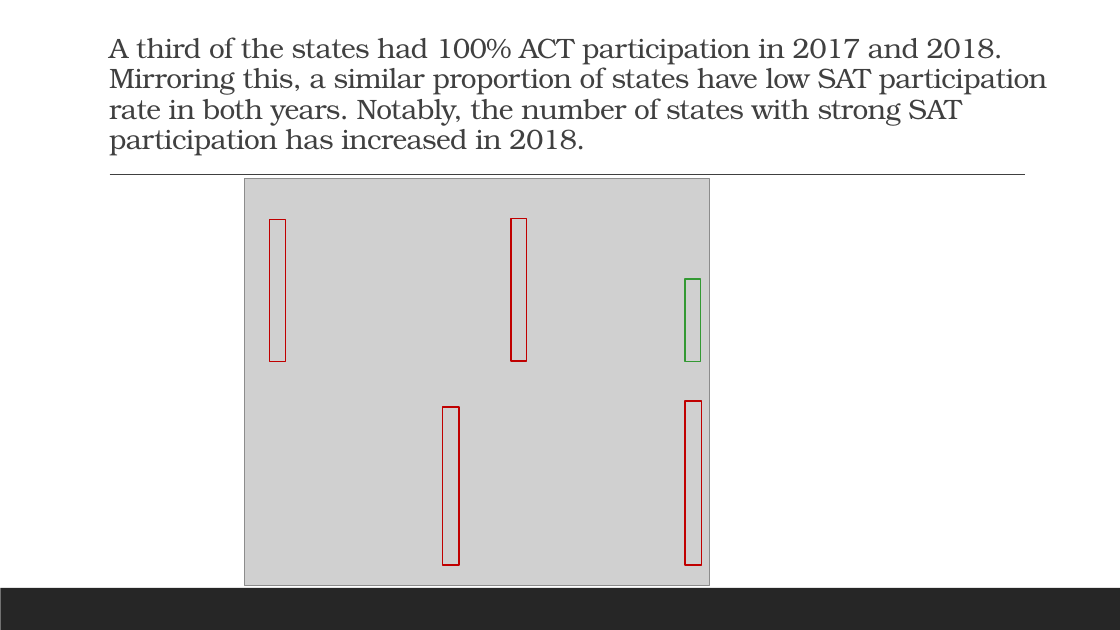
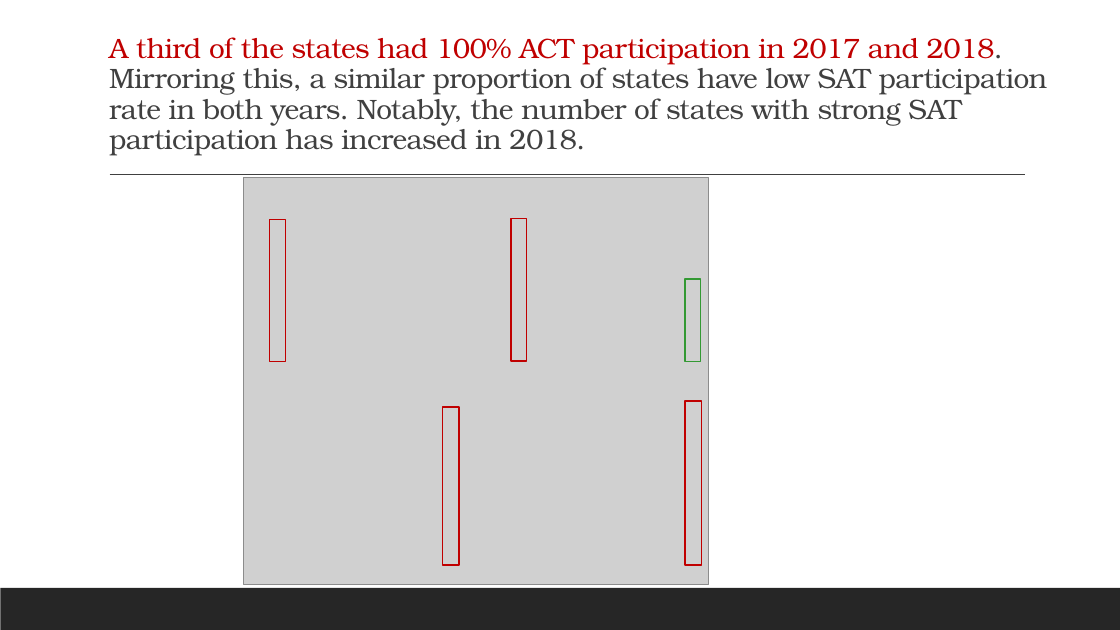
Before and after one commit to leungesther/DSI-Projects, a slide deck: slide 5 of Project-1-SAT-and-ACT-Analysis/SAT & ACT Analysis_presentation.pptx. Drawn at 1120x630 pixels with LibreOffice and Linux fonts; fonts in the diff are those of the drawing; grey boxes stand for pictures. Boxes give left, top, right and bottom in pixels: in the first picture for what was removed or moved away, otherwise in the second. Text is boxed around its words. In the diff, an @@ line names an element or a change of style, - is before the commit and + after.

```diff
--- a/Project-1-SAT-and-ACT-Analysis/SAT & ACT Analysis_presentation.pptx
+++ b/Project-1-SAT-and-ACT-Analysis/SAT & ACT Analysis_presentation.pptx
@@ title "A third of the states ..." at [109,37,1048,155]: text colour #404040 to #C00000 in "A third of the states had 100% ..." @@
```
Also in this commit, not shown: 6 other slides changed, 1 slide added, 3 other files.
